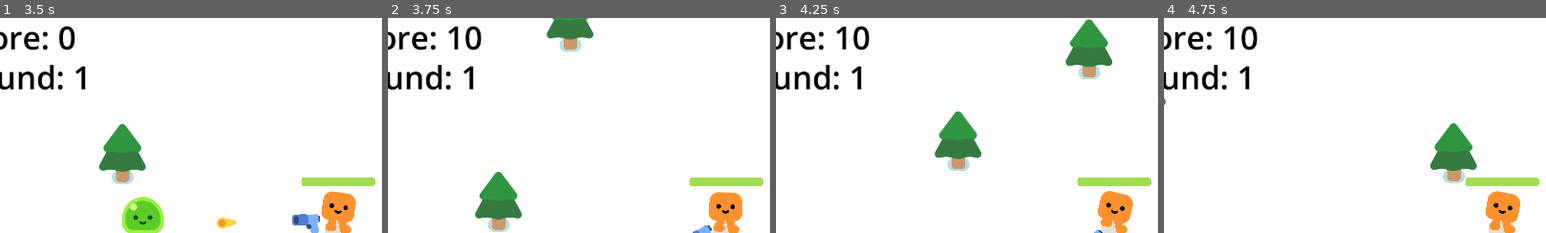
Above: before the commit, frames 1-4 (left to right).
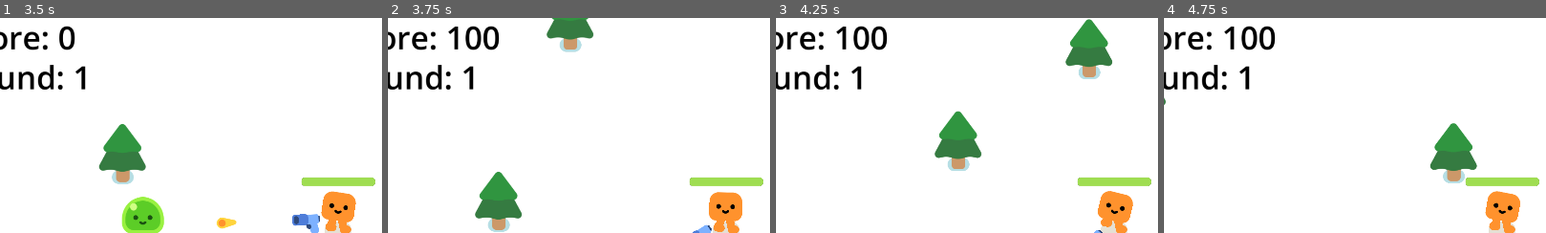
Above: after the commit, the same moments.

Repository: massayukinho/learnGodot
Game: Godot game, scene res://survivor_game.tscn
Two runs of this game, one before a commit and one after it. Both use one fixed random seed, a clock stepped at 60 frames per second and the inputs below.
Inputs:
- Up to frame 1 (3.5 s): click "Start" at 0.5 s; tap Enter at 1.25 s; hold D (move_right) 1.28-2.03 s; hold S (move_down) 2.03-2.78 s; hold D (move_right) from 2.78 s (still down)
- Up to frame 2 (3.75 s): release D (move_right) at 3.53 s; hold W (move_up) from 3.53 s (still down)
- Up to frame 3 (4.25 s): keep holding W (move_up)
- Up to frame 4 (4.75 s): release W (move_up) at 4.28 s; hold A (move_left) from 4.28 s (still down)
The pictures show only the part of the screen within x 6-56%, y 1-51%; the shares and areas given below are measured in that part.

Frame 1 is identical in both runs. In frame 2, 0.3% of the frame differs, in the area x 25-30%, y 3-16%; in frame 3, 0.3%; in frame 4, 0.3%.

Commit message:
Little fixes
- Make the “Start next round” button only show up when the last enemy is killed

- Initial kill points changed from 10 to 100

- Fixed kill points increasing mid-round

Diff:
--- a/mob.gd
+++ b/mob.gd
@@ -3,6 +3,7 @@
 var health = 3
 
 signal killed
+signal lastmobkilled
 @onready var player = get_node("/root/Game/Player")
 
 # Criar Signal e Emitir quando o Mob Morrer.
@@ -25,6 +26,9 @@
 		killed.emit()
 		queue_free()
 
+		if get_node("/root/Game").find_children("Slime", "" , true, false).size() < 2:
+			lastmobkilled.emit()
+
 		const SMOKE_SCENE = preload("res://smoke_explosion/smoke_explosion.tscn")
 		var smoke = SMOKE_SCENE.instantiate()
 		get_parent().add_child(smoke)
--- a/survivor_game.gd
+++ b/survivor_game.gd
@@ -5,7 +5,7 @@
 # sempre que o score é atualizado
 
 var score = 0
-var kill_points = 10
+var kill_points = 100
 var round_count = 0
 
 func spawn_mob():
@@ -15,6 +15,7 @@
 	add_child(new_mob)
 	# Se inscrever no signal de quando o mob morre.
 	new_mob.killed.connect(_on_killed.bind())
+	new_mob.lastmobkilled.connect(_on_lastmobkilled.bind())
 
 func _on_spawn_timeout() -> void:
 	spawn_mob()
@@ -35,8 +36,7 @@
 	%SpawnTimer.stop()
 	%SpawnTimer.wait_time = %SpawnTimer.wait_time * 0.95
 	%RoundTimer.wait_time = %RoundTimer.wait_time * 1.05
-	kill_points += 5
-	%StartButton.text = "Start next round"
+	%StartButton.text = "Start round " + str(round_count + 1)
 	%StartButton.visible = true
 	%StartButton.disabled = false
 
@@ -45,7 +45,13 @@
 	%RoundCounter.text = "Round: " + str(round_count)
 	if %RoundCounter.visible == false:
 		%RoundCounter.visible = true
+	if round_count > 1:
+		kill_points += 5
 	%StartButton.visible = false
 	%StartButton.disabled = true
 	%SpawnTimer.start()
 	%RoundTimer.start()
+
+func _on_lastmobkilled() -> void:
+	%StartButton.visible = true
+	%StartButton.disabled = false
